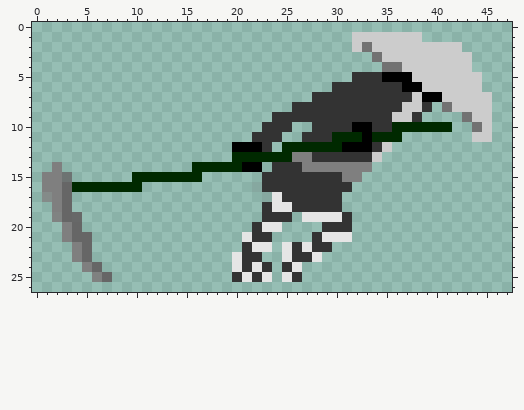
File history of a pixel-art sprite, ProjectRain-desktop/assets-raw/images/Scythe_running_2.png. The picture above is the old version.
The file is 48x27 pixels. Pixels under 10% opacity are left out. Colours within 5 levels of each other are drawn and written as one.
After the commit:
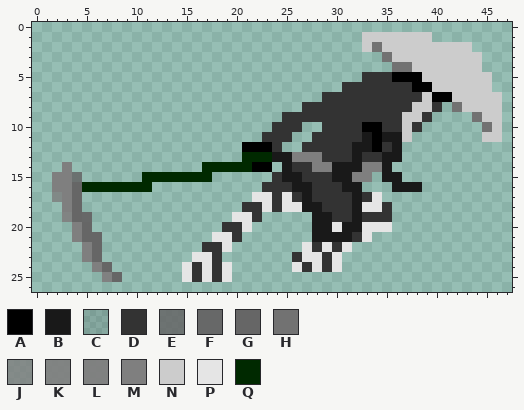
Palette (. is transparent): A #000000  B #191919  C #33333328  D #333333  E #666666d9  F #666666f9  G #666666  H #727272  J #7f7f7fcd  K #7f7f7fea  L #7f7f7ff7  M #7f7f7f  N #cccccc  P #e5e5e5  Q #002900
Commit: Changed ScytheMan, New Running Animation
Changes in this commit:
Changed rows in their new state; - is an unchanged pixel.
first column x 1:
 1 -------------------------------.------N-------
 2 -------------------------------.NH--------N---
 3 ---------------------------------.H--------N--
 4 ----------------------------------.-H------N--
 5 -------------------------------.--D--A------N-
 6 -----------------------------.------D-A-----N-
 7 ---------------------------.---------DN-A----N
 8 -------------------------.----------D-ND.H---N
 9 -----------------------.-----------D-ND---.H-N
10 ----------------------.--D-.---D-A-DND...--.HN
11 ---------------------.--D-.--DDDBABBN------.-N
12 -------------------.--AD..DDDDDBBADB----------
13 -------------------.---BB--M---B-DBB----------
14 -.M------------.----Q-A.B-D--BBB-MB-----------
15 .-ME-----.------Q-----.-BB---BB-M-BB----------
16 .-MG------Q----------.---BB---BB---BBB--------
17 .JMG-----------------PPDP-B---DBDP------------
18 -.MG----------------DDPD-PBB--DBPPD-----------
19 -.KGF--------------PPD...-.BBD-BDDD-----------
20 --.MG-------------DDP...---BBPBBPPP-----------
21 --.M-G-----------PPD...----BBBBDP-------------
22 ---.MG----------DDP-...-..--PDP---------------
23 ---.MG---------PPD-...--.-P-DP----------------
24 ----.MG-------PDPDP....-.-DPDP----------------
25 -----.LG------PDPDP....-..--------------------
Pixel boxes of the changes (left, top, right, bottom) in both pictures:
changed: (182, 32, 502, 282)
changed: (42, 162, 122, 282)
changed: (132, 172, 152, 192)
